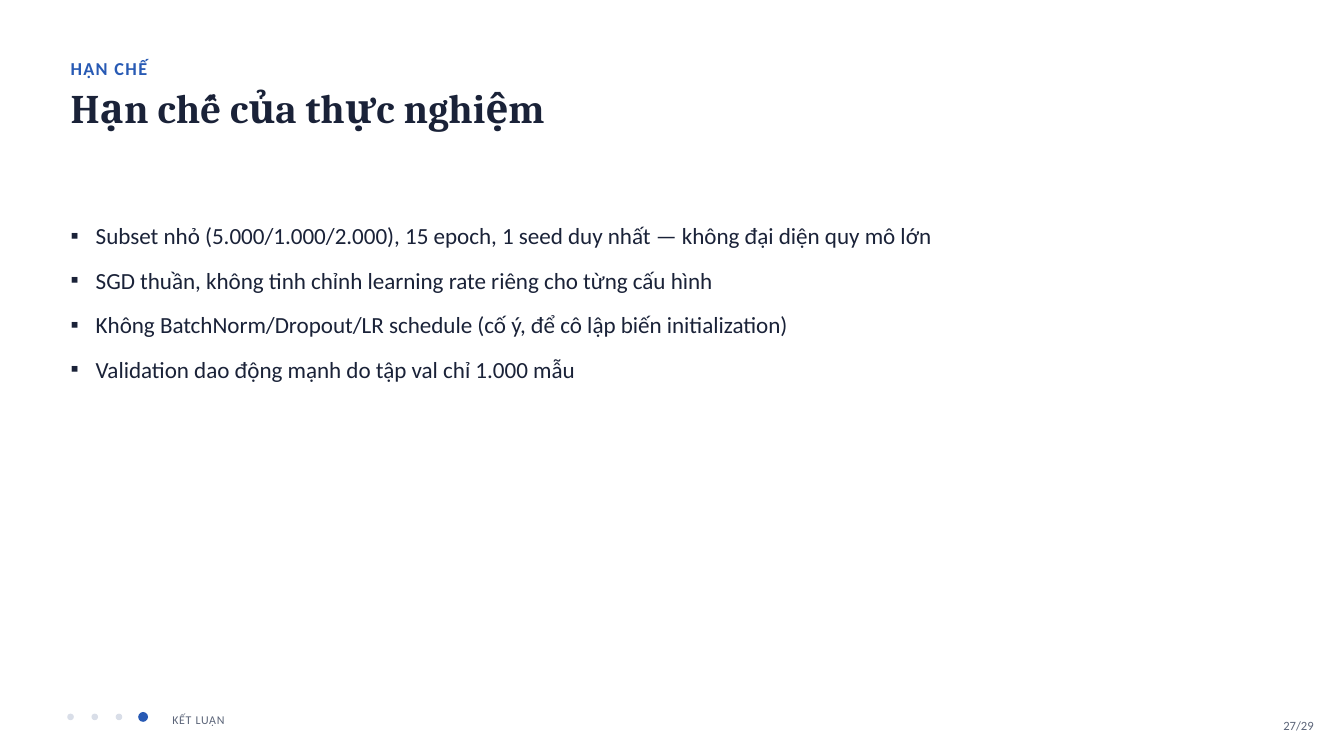
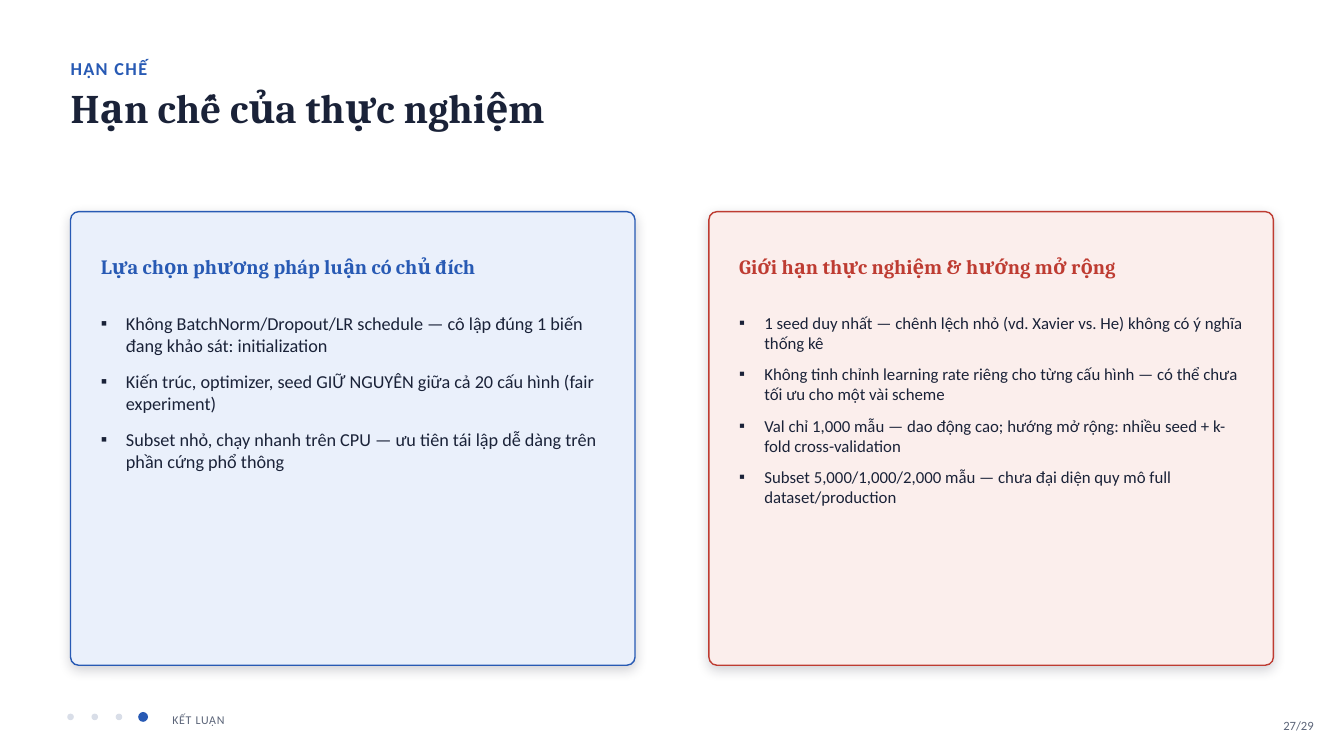
Before and after one commit to quankane/latex-web, a slide deck: slide 27 of report/Slide_Backprop_Initialization.pptx. Drawn at 1344x756 pixels with LibreOffice and Linux fonts; fonts in the diff are those of the drawing. Boxes give left, top, right and bottom in pixels: in the first picture for what was removed or moved away, otherwise in the second. Text is boxed around its words. In the diff, an @@ line names an element or a change of style, - is before the commit and + after.

```diff
--- a/report/Slide_Backprop_Initialization.pptx
+++ b/report/Slide_Backprop_Initialization.pptx
@@ rounded rectangle added at <box>71,212,635,665</box>, fill #EAF0FB, outline #285AB4 1 pt @@
@@ text removed at <box>96,226,931,382</box> @@
-▪ Subset nhỏ (5.000/1.000/2.000), 15 epoch, 1 seed duy nhất — không đại diện quy mô lớn
-▪ SGD thuần, không tinh chỉnh learning rate riêng cho từng cấu hình
-▪ Không BatchNorm/Dropout/LR schedule (cố ý, để cô lập biến initialization)
-▪ Validation dao động mạnh do tập val chỉ 1.000 mẫu
@@ rounded rectangle added at <box>709,212,1273,665</box>, fill #FBEEEC, outline #BE3C32 1 pt @@
@@ text added at <box>739,234,1243,299</box>, 14.5 pt, text #BE3C32, bold @@
+Giới hạn thực nghiệm & hướng mở rộng
@@ text added at <box>274,259,475,279</box>, 14.5 pt, text #285AB4, bold @@
+Lựa chọn phương pháp luận có chủ đích
@@ text added at <box>126,316,596,471</box>, 13 pt, text #1A2238 @@
+▪ Không BatchNorm/Dropout/LR schedule — cô lập đúng 1 biến đang khảo sát: initialization
+▪ Kiến trúc, optimizer, seed GIỮ NGUYÊN giữa cả 20 cấu hình (fair experiment)
+▪ Subset nhỏ, chạy nhanh trên CPU — ưu tiên tái lập dễ dàng trên phần cứng phổ thông
@@ text added at <box>764,316,1242,506</box>, 12 pt, text #1A2238 @@
+▪ 1 seed duy nhất — chênh lệch nhỏ (vd. Xavier vs. He) không có ý nghĩa thống kê
+▪ Không tinh chỉnh learning rate riêng cho từng cấu hình — có thể chưa tối ưu cho một vài scheme
+▪ Val chỉ 1,000 mẫu — dao động cao; hướng mở rộng: nhiều seed + k-fold cross-validation
+▪ Subset 5,000/1,000/2,000 mẫu — chưa đại diện quy mô full dataset/production
```
Also in this commit, not shown: 13 other slides changed, 7 other files.
